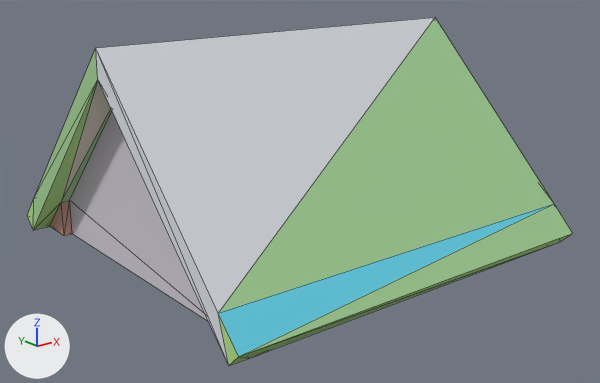
Two versions of the glTF model example_game/world/props/roof-gable.prop/model.glb, one commit apart.
The view is the same before and after, from a camera (50 mm lens) standing at (-2.71, -3.47, 1.62) and looking at (-0.02, -0.1, 0.27). Lighting does not change. The marker at lower left points along +X, +Y and +Z. The older version comes first. Mesh edges are drawn as thin lines. Vertices at exactly the same position are counted once.

In view in the first picture: 'model'.
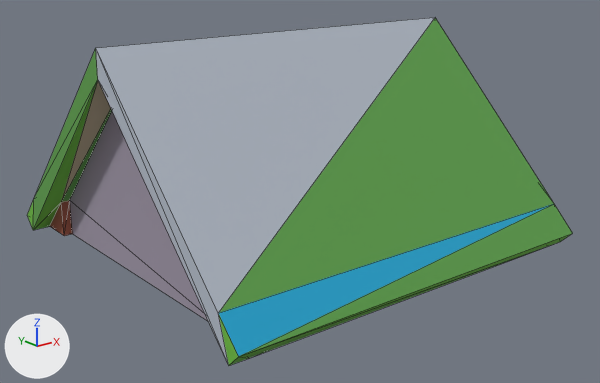
Patch to the scene script:
```diff
--- a/example_game/world/props/roof-gable.prop/model.glb.py
+++ b/example_game/world/props/roof-gable.prop/model.glb.py
@@ me_model @@
 me_model.from_pydata(...)  # 38 vertices, 72 faces; spans x -1.1..1.1, y -1.07..1.07, z -0.02..1.12
 # used by ob_model
+# me_model part 1: 31 faces centred in x -1.1..1.1, y -1.05..1.05, z 0.0..0.76 are repainted in the vertex colours; the middle colour goes from green #afde88 to green #6dbb40
+# me_model part 2: 18 faces centred in x -0.98..0.98, y -0.98..0.98, z -0.02..0.38 are repainted in the vertex colours; the middle colour goes from light grey #cec9d3 to grey #9e95a6
+# me_model part 3: 12 faces centred in x -1.0..1.0, y -0.87..0.87, z 0.05..0.11 are repainted in the vertex colours; the middle colour goes from beige #d0a090 to brown #a05a47
+# me_model part 4: 11 faces centred in x -1.1..1.1, y -0.65..0.31, z 0.38..0.81 are repainted in the vertex colours; the middle colour goes from pale yellow #dfd8c7 to beige #bdaf92
 me_model.materials.append(mat_style)
```

Location of each change, (x1, y1, x2, y2) in pixels of the pictures (600 x 383 px):
part 1 of me_model, recoloured (darker): (27, 18, 572, 365) in both
part 2 of me_model, recoloured (darker): (70, 112, 553, 356) in both
part 3 of me_model, recoloured (beige to brown): (50, 200, 72, 236) in both
part 4 of me_model, recoloured (pale yellow to beige): (62, 18, 435, 365) in both
